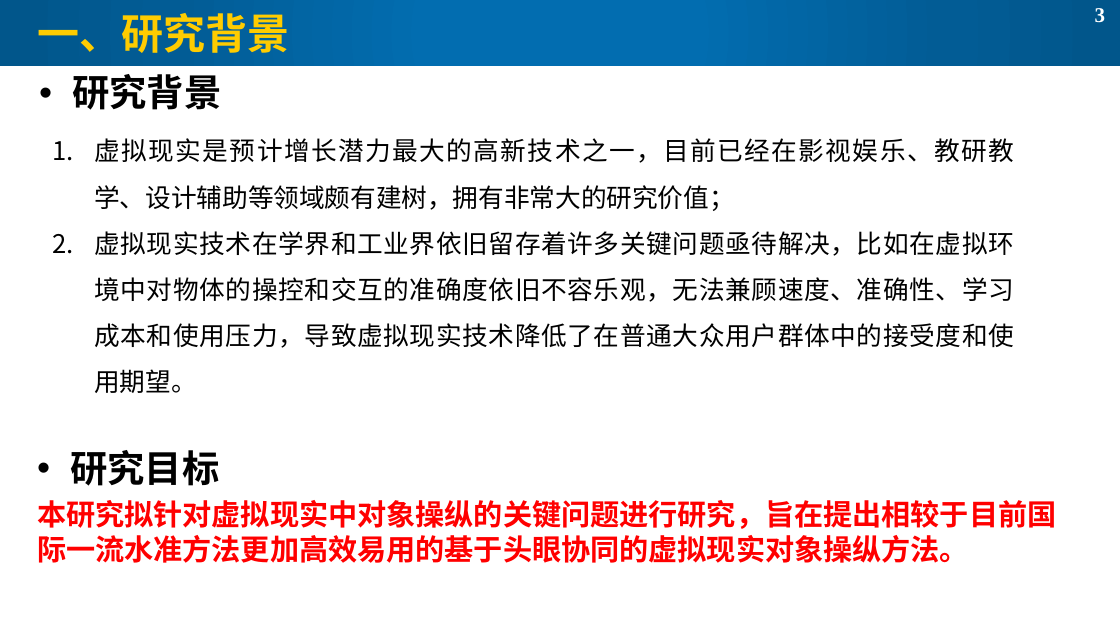
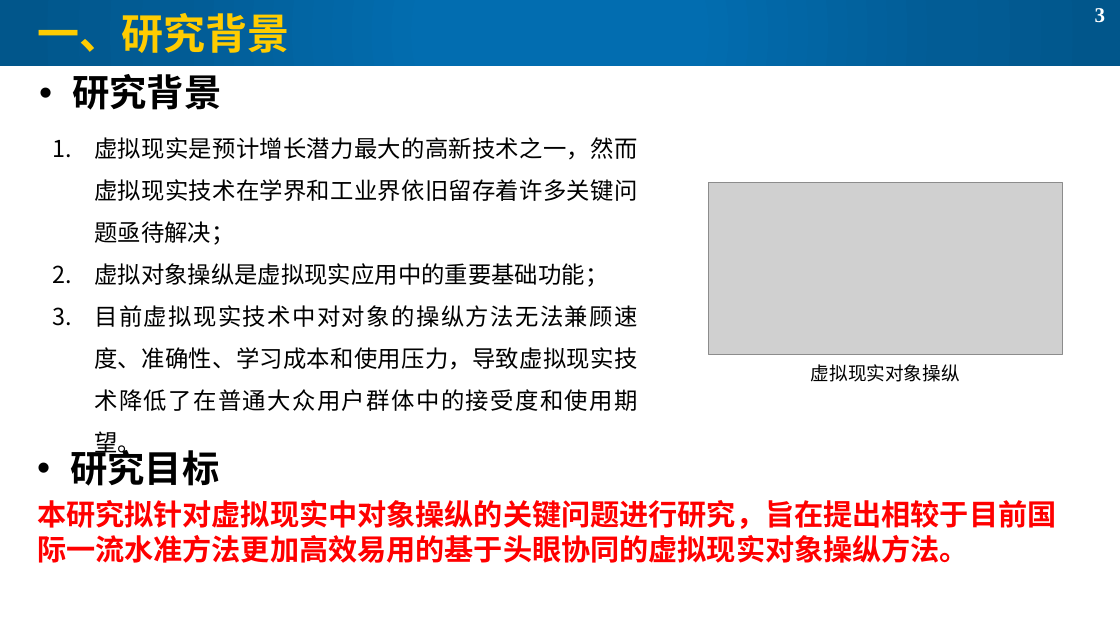
Before and after one commit to lorenz-liu/gaze-dominant-manipulation, a slide deck: slide 3 of PAPERWORK/毕设开题PPT.pptx. Drawn at 1120x630 pixels with LibreOffice and Linux fonts; fonts in the diff are those of the drawing; grey boxes stand for pictures. Boxes give left, top, right and bottom in pixels: in the first picture for what was removed or moved away, otherwise in the second. Text is boxed around its words. In the diff, an @@ line names an element or a change of style, - is before the commit and + after.

```diff
--- a/PAPERWORK/毕设开题PPT.pptx
+++ b/PAPERWORK/毕设开题PPT.pptx
@@ text at (94,137,637,411): text changed; size 22 to 20 pt @@
-1. 虚拟现实是预计增长潜力最大的高新技术之一，目前已经在影视娱乐、教研教学、设计辅助等领域颇有建树，拥有非常大的研究价值；
-2. 虚拟现实技术在学界和工业界依旧留存着许多关键问题亟待解决，比如在虚拟环境中对物体的操控和交互的准确度依旧不容乐观，无法兼顾速度、准确性、学习成本和使用压力，导致虚拟现实技术降低了在普通大众用户群体中的接受度和使用期望。
+1. 虚拟现实是预计增长潜力最大的高新技术之一，然而虚拟现实技术在学界和工业界依旧留存着许多关键问题亟待解决；
+2. 虚拟对象操纵是虚拟现实应用中的重要基础功能；
+3. 目前虚拟现实技术中对对象的操纵方法无法兼顾速度、准确性、学习成本和使用压力，导致虚拟现实技术降低了在普通大众用户群体中的接受度和使用期望。
@@ picture added at (708,183,1063,355) @@
@@ rectangle added at (754,358,1018,389), fill #FFFFFF, 16 pt, text #000000 @@
+虚拟现实对象操纵
```
Also in this commit, not shown: 5 other slides changed, 2 slides added, 4 slides removed, 7 other files.
